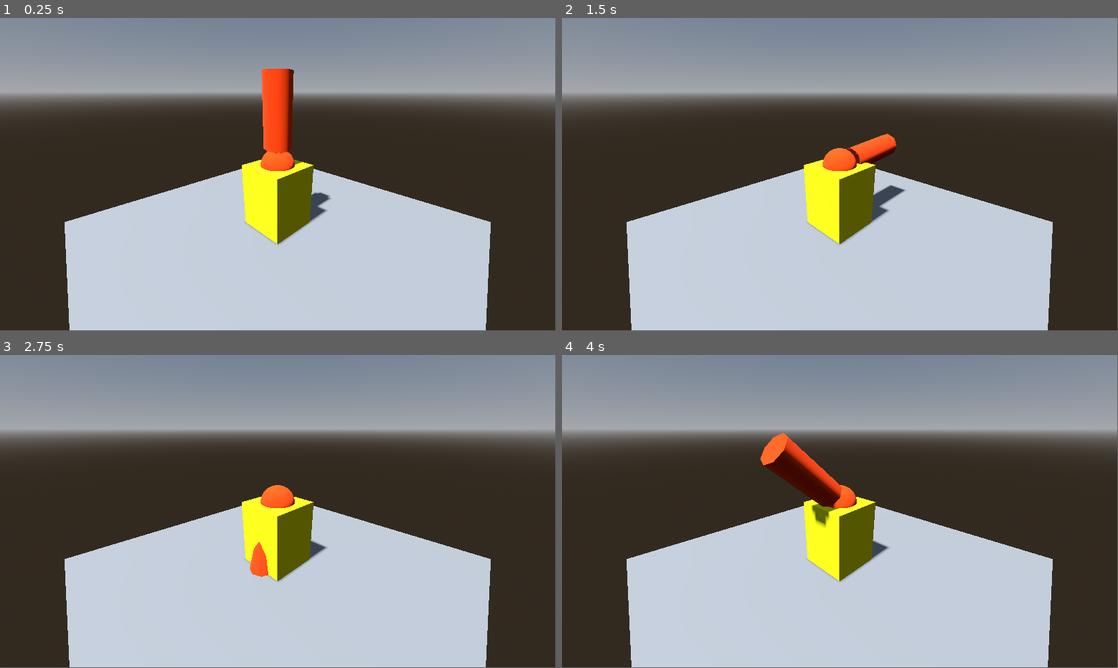
Above: before the commit, frames 1-4 (two rows, left to right).
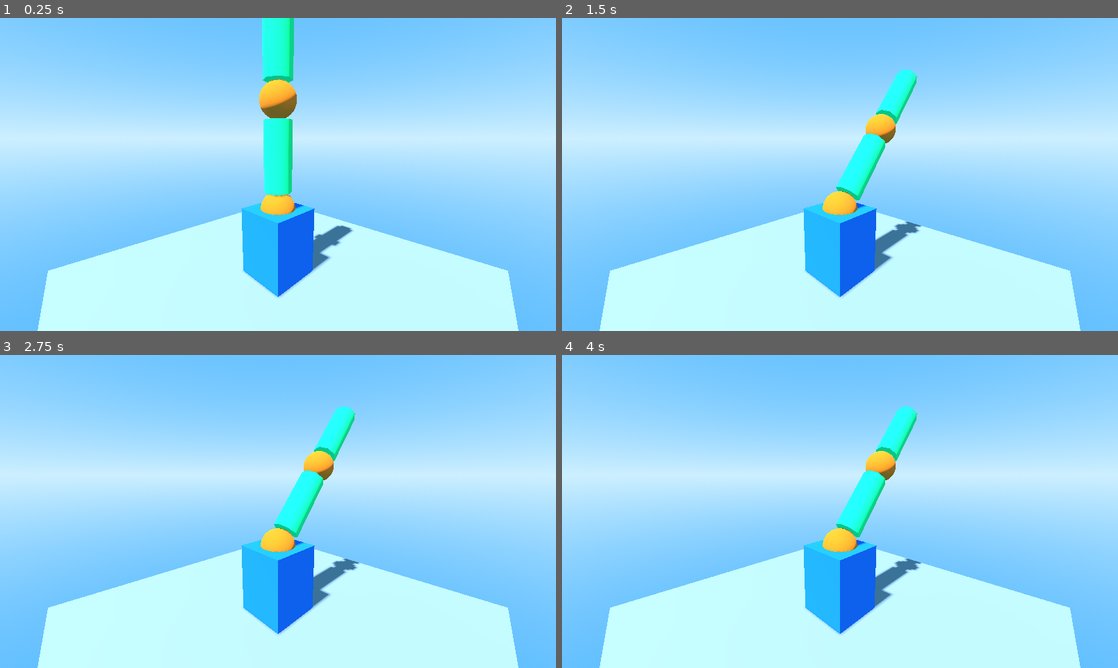
Above: after the commit, the same moments.

Repository: hen251323-wq/RobotArm
Game: Godot game, scene res://main.tscn
The game is run twice, just before and just after one commit, with the same random seed, the same clock (stepped at 60 frames per second) and the same inputs.
Inputs:
- Up to frame 1 (0.25 s): no input
- Up to frame 2 (1.5 s): tap Enter at 0.5 s; hold S (robot_arm_upper_down) from 0.53 s (still down)
- Up to frame 3 (2.75 s): keep holding S (robot_arm_upper_down)
- Up to frame 4 (4 s): keep holding S (robot_arm_upper_down)
In our replay, the window is 799x449 before the commit and 800x450 after it. These sizes can differ from the game's own. Grey fills any space a smaller window leaves; there, only what the larger window draws over its background counts as a difference.

The runs differ from the first frame. In frame 1, 100% of the frame differs, in the area x 0-100%, y 0-100%; in frame 2, 100%; in frame 3, 100%; in frame 4, 100%.

Commit message:
Add lower robot arm

Diff:
--- a/robot-arm/main.tscn
+++ b/robot-arm/main.tscn
@@ -1,6 +1,6 @@
 [gd_scene format=3 uid="uid://bjbtyrw4th3g0"]
 
-[ext_resource type="Script" uid="uid://bfocfmlub5d00" path="res://robot_base_arm_upper.gd" id="1_ig7tw"]
+[ext_resource type="Script" uid="uid://bfocfmlub5d00" path="res://robot_arm.gd" id="1_ig7tw"]
 
 [sub_resource type="PlaneMesh" id="PlaneMesh_ig7tw"]
 size = Vector2(5, 5)
@@ -9,6 +9,12 @@
 size = Vector3(5, 0, 5)
 
 [sub_resource type="ProceduralSkyMaterial" id="ProceduralSkyMaterial_ig7tw"]
+sky_top_color = Color(0.34470546, 0.7340529, 0.99999994, 1)
+sky_horizon_color = Color(0.80475885, 0.9373783, 0.99999994, 1)
+sky_curve = 0.2
+ground_bottom_color = Color(0.34509805, 0.73333335, 1, 1)
+ground_horizon_color = Color(0.8039216, 0.9372549, 1, 1)
+ground_curve = 0.2
 
 [sub_resource type="Sky" id="Sky_0xm2m"]
 sky_material = SubResource("ProceduralSkyMaterial_ig7tw")
@@ -17,26 +23,26 @@
 background_mode = 2
 sky = SubResource("Sky_0xm2m")
 
-[sub_resource type="StandardMaterial3D" id="StandardMaterial3D_7dm0k"]
-albedo_color = Color(1, 1, 0, 1)
+[sub_resource type="StandardMaterial3D" id="StandardMaterial3D_ig7tw"]
+albedo_color = Color(0, 0.4509804, 0.92156863, 1)
 
 [sub_resource type="BoxMesh" id="BoxMesh_ig7tw"]
-material = SubResource("StandardMaterial3D_7dm0k")
+material = SubResource("StandardMaterial3D_ig7tw")
 size = Vector3(0.75, 1, 0.75)
 
 [sub_resource type="StandardMaterial3D" id="StandardMaterial3D_0xm2m"]
-albedo_color = Color(1, 0.3019608, 0, 1)
+albedo_color = Color(0.9882353, 0.47058824, 0, 1)
 
 [sub_resource type="SphereMesh" id="SphereMesh_h2yge"]
 material = SubResource("StandardMaterial3D_0xm2m")
 radius = 0.25
 height = 0.5
 
-[sub_resource type="StandardMaterial3D" id="StandardMaterial3D_1bvp3"]
-albedo_color = Color(1, 0.27450982, 0, 1)
+[sub_resource type="StandardMaterial3D" id="StandardMaterial3D_h2yge"]
+albedo_color = Color(0, 1, 0.5176471, 1)
 
 [sub_resource type="CylinderMesh" id="CylinderMesh_lquwl"]
-material = SubResource("StandardMaterial3D_1bvp3")
+material = SubResource("StandardMaterial3D_h2yge")
 top_radius = 0.2
 bottom_radius = 0.2
 height = 1.0
@@ -63,13 +69,26 @@
 transform = Transform3D(1, 0, 0, 0, 1, 0, 0, 0, 1, 0, 0.5, 0)
 mesh = SubResource("SphereMesh_h2yge")
 script = ExtResource("1_ig7tw")
+base_action_key = "robot_arm_upper"
 
 [node name="RobotArmUpper" type="MeshInstance3D" parent="RobotBase/RobotBaseArmUpper" unique_id=29104094]
 transform = Transform3D(1, 0, 0, 0, 1, 0, 0, 0, 1, 0, 0.75, 0)
+rotation_edit_mode = 1
+mesh = SubResource("CylinderMesh_lquwl")
+
+[node name="RobotBaseArmLower" type="MeshInstance3D" parent="RobotBase/RobotBaseArmUpper/RobotArmUpper" unique_id=1045816004]
+transform = Transform3D(1, 0, 0, 0, 1, 0, 0, 0, 1, 0, 0.75, 0)
+mesh = SubResource("SphereMesh_h2yge")
+script = ExtResource("1_ig7tw")
+base_action_key = "robot_arm_lower"
+
+[node name="RobotArmLower" type="MeshInstance3D" parent="RobotBase/RobotBaseArmUpper/RobotArmUpper/RobotBaseArmLower" unique_id=1294392085]
+transform = Transform3D(1, 0, 0, 0, 1, 0, 0, 0, 1, 0, 0.75, 0)
+rotation_edit_mode = 1
 mesh = SubResource("CylinderMesh_lquwl")
 
 [node name="Camera3D" type="Camera3D" parent="." unique_id=542106912]
-transform = Transform3D(0.70710677, -0.26488686, 0.655618, 0, 0.92718387, 0.3746066, -0.70710677, -0.26488686, 0.655618, 2, 2, 2)
+transform = Transform3D(0.7071067, -0.1227878, 0.6963642, 0, 0.9848077, 0.17364818, -0.7071067, -0.1227878, 0.6963642, 2, 2, 2)
 
 [node name="DirectionalLight3D" type="DirectionalLight3D" parent="." unique_id=593904353]
 transform = Transform3D(1, 0, 0, 0, 0.49999997, 0.86602545, 0, -0.86602545, 0.49999997, 0, 0, 0)
--- a/robot-arm/project.godot
+++ b/robot-arm/project.godot
@@ -14,6 +14,11 @@
 run/main_scene="uid://bjbtyrw4th3g0"
 config/features=PackedStringArray("4.6", "GL Compatibility")
 config/icon="res://icon.svg"
+
+[display]
+
+window/size/viewport_width=1280
+window/size/viewport_height=720
 
 [input]
 
@@ -47,6 +52,16 @@
 "events": [Object(InputEventKey,"resource_local_to_scene":false,"resource_name":"","device":-1,"window_id":0,"alt_press …(195 unchanged characters)…
 ]
 }
+robot_arm_lower_left={
+"deadzone": 0.2,
+"events": [Object(InputEventKey,"resource_local_to_scene":false,"resource_name":"","device":-1,"window_id":0,"alt_pressed":false,"shift_pressed":false,"ctrl_pressed":false,"meta_pressed":false,"pressed":false,"keycode":0,"physical_keycode":4194319,"key_label":0,"unicode":0,"location":0,"echo":false,"script":null)
+]
+}
+robot_arm_lower_right={
+"deadzone": 0.2,
+"events": [Object(InputEventKey,"resource_local_to_scene":false,"resource_name":"","device":-1,"window_id":0,"alt_pressed":false,"shift_pressed":false,"ctrl_pressed":false,"meta_pressed":false,"pressed":false,"keycode":0,"physical_keycode":4194321,"key_label":0,"unicode":0,"location":0,"echo":false,"script":null)
+]
+}
 
 [physics]
 
--- /dev/null
+++ b/robot-arm/robot_arm.gd
@@ -0,0 +1,30 @@
+extends MeshInstance3D
+
+@export var base_action_key: String
+@export var turn_speed_degrees: float = 90.0
+@export var max_angle_x_degrees = 40.0
+@export var min_angle_x_degrees = -40.0
+
+func get_turn_angle(delta: float) -> float:
+	return delta * (PI / 180.0) * turn_speed_degrees
+
+func _process(delta: float) -> void:
+	var angle_x: float = 0.0
+	var angle_y: float = 0.0
+
+	if (Input.is_action_pressed(base_action_key + "_up")):
+		angle_x += get_turn_angle(delta)
+
+	if (Input.is_action_pressed(base_action_key + "_down")):
+		angle_x -= get_turn_angle(delta)
+
+	if (Input.is_action_pressed(base_action_key + "_left")):
+		angle_y += get_turn_angle(delta)
+
+	if (Input.is_action_pressed(base_action_key + "_right")):
+		angle_y -= get_turn_angle(delta)
+
+	var next_angle_x = rotation.x + angle_x
+	next_angle_x = clampf(next_angle_x, (PI / 180.0) * min_angle_x_degrees, (PI / 180.0) * max_angle_x_degrees)
+	rotation = Vector3(next_angle_x, rotation.y + angle_y, 0.0)
+	pass
--- a/robot-arm/robot_base_arm_upper.gd
+++ /dev/null
@@ -1,13 +0,0 @@
-extends MeshInstance3D
-
-@export var turn_speed_degrees: float = 90.0;
-
-func _process(delta: float) -> void:
-
-	if (Input.is_action_pressed("robot_arm_upper_up")):
-		rotate_x(delta * (PI / 180.0) * turn_speed_degrees)
-
-	if (Input.is_action_pressed("robot_arm_upper_down")):
-		rotate_x(delta * (PI / 180.0) * -turn_speed_degrees)
-
-	pass
Renamed: robot-arm/robot_base_arm_upper.gd.uid -> robot-arm/robot_arm.gd.uid
